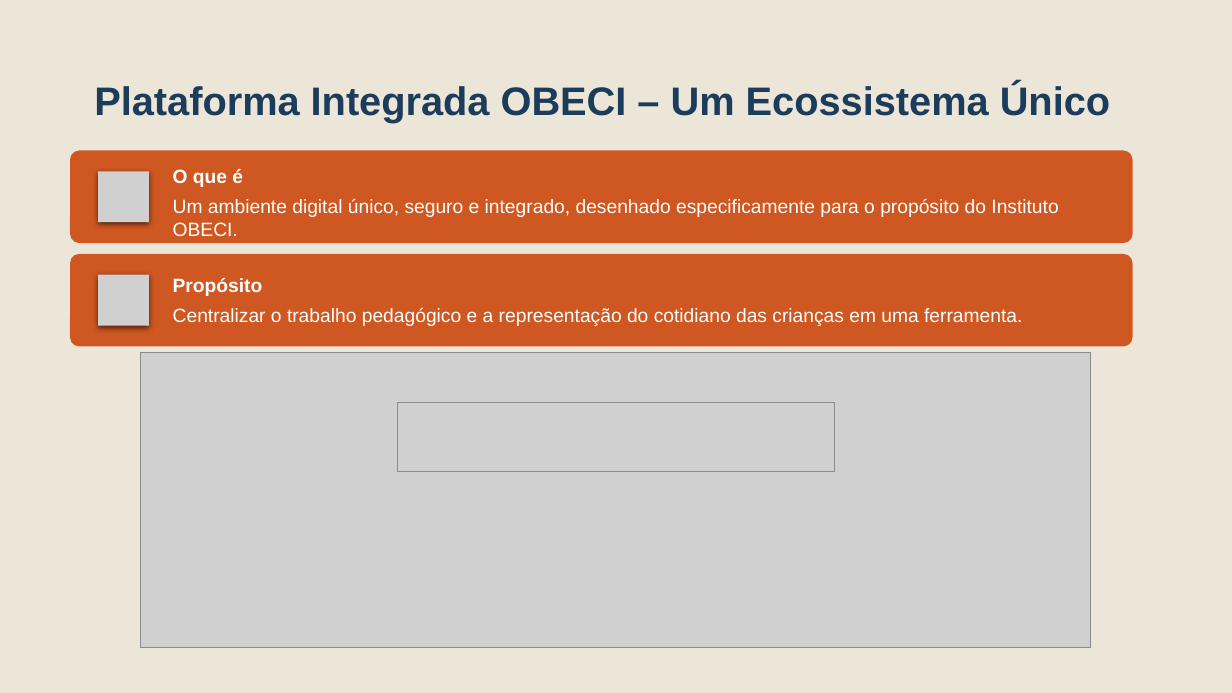
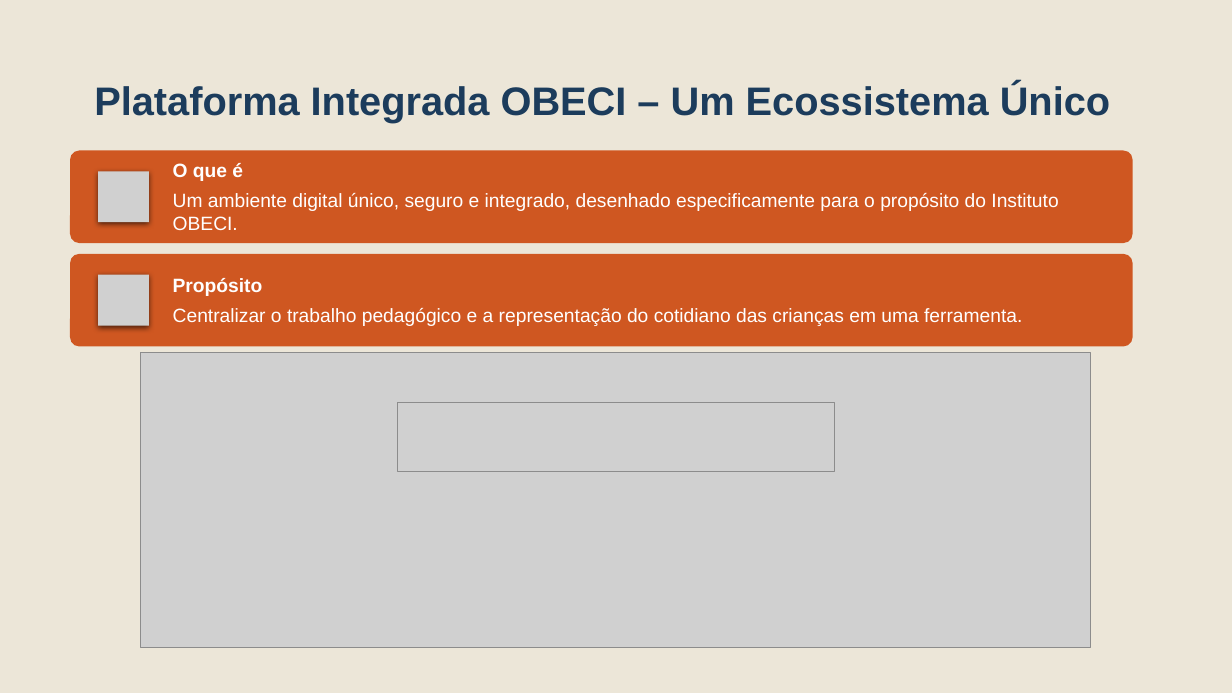
Before and after one commit to sandrorobertojunior/-ENTREGA-FINAL-BRISA, a slide deck: slide 3 of documentos/Apresentação Final do Projeto.pptx. Drawn at 1232x693 pixels with LibreOffice and Linux fonts; fonts in the diff are those of the drawing; grey boxes stand for pictures. Boxes give left, top, right and bottom in pixels: in the first picture for what was removed or moved away, otherwise in the second. Text is boxed around its words. In the diff, an @@ line names an element or a change of style, - is before the commit and + after.

```diff
--- a/documentos/Apresentação Final do Projeto.pptx
+++ b/documentos/Apresentação Final do Projeto.pptx
@@ text "O que é": place and size @@
-text "O que é" at [173, 169, 1058, 236]
+text "O que é" at [173, 163, 1058, 230]
```
Also in this commit, not shown: 2 other slides changed.
